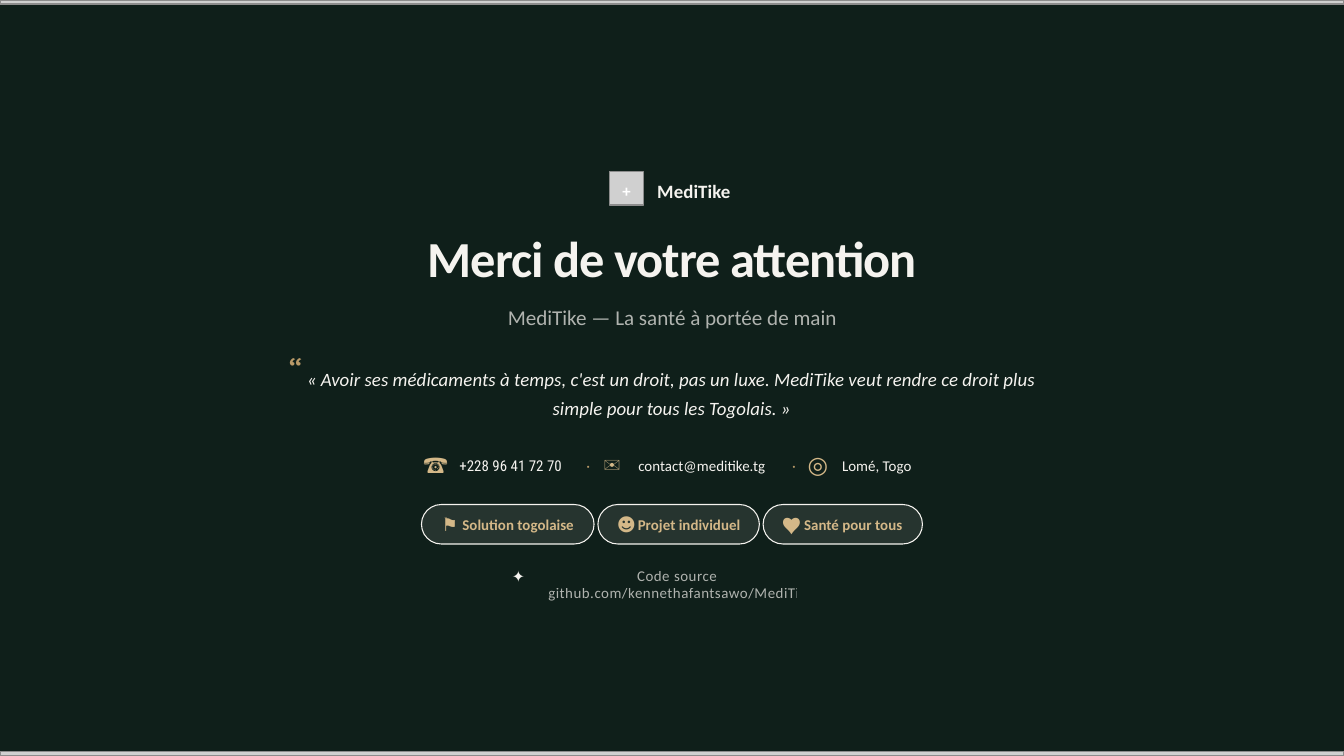
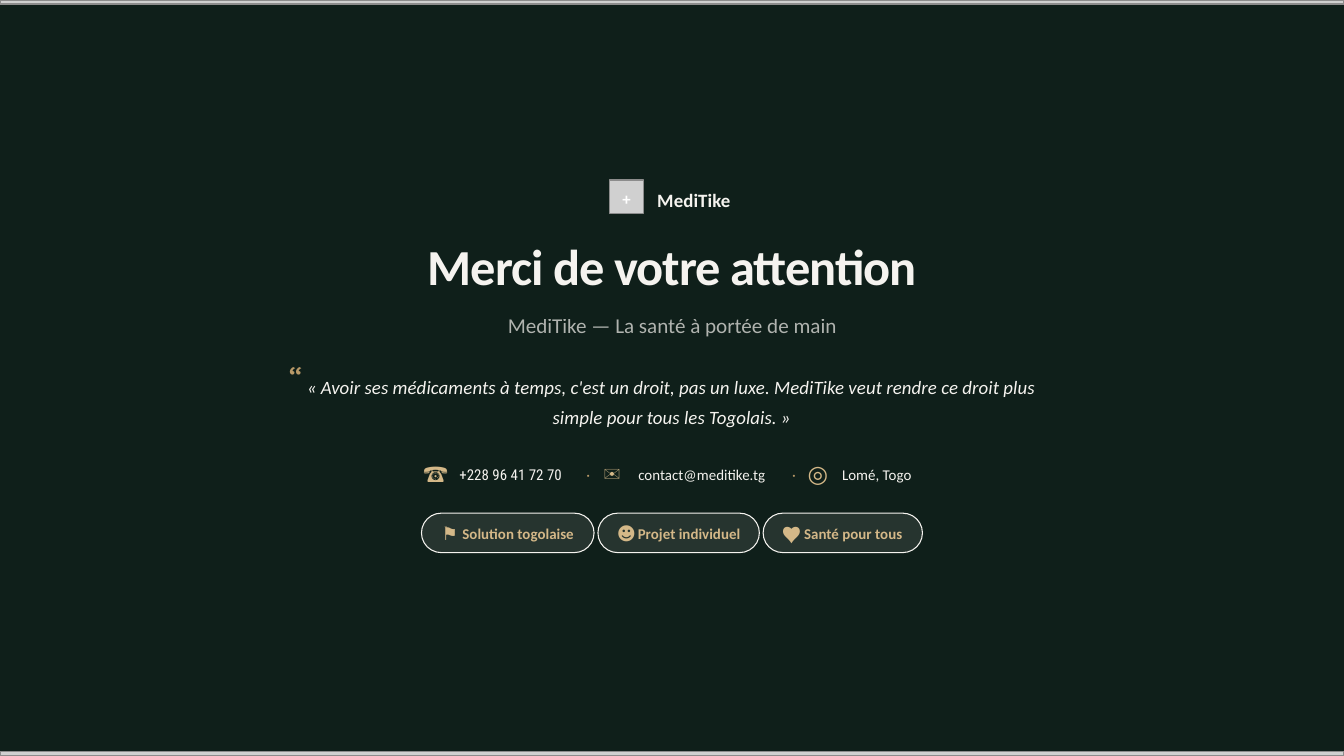
Before and after one commit to kennethafantsawo/MediTike, a slide deck: slide 11 of download/MediTike-Presentation.pptx. Drawn at 1344x756 pixels with LibreOffice and Linux fonts; fonts in the diff are those of the drawing; grey boxes stand for pictures. Boxes give left, top, right and bottom in pixels: in the first picture for what was removed or moved away, otherwise in the second. Text is boxed around its words. In the diff, an @@ line names an element or a change of style, - is before the commit and + after.

```diff
--- a/download/MediTike-Presentation.pptx
+++ b/download/MediTike-Presentation.pptx
@@ 20 texts, 3 rounded rectangles, 1 picture: place and size @@
-20 texts, 3 rounded rectangles, 1 picture at [281,171,1034,543]
+20 texts, 3 rounded rectangles, 1 picture at [281,180,1034,552]
@@ text removed at [512,570,526,583] @@
-✦
@@ text removed at [548,571,813,601] @@
-Code source : github.com/kennethafantsawo/MediTike
```
Also in this commit, not shown: 6 other slides changed, 7 other files.
